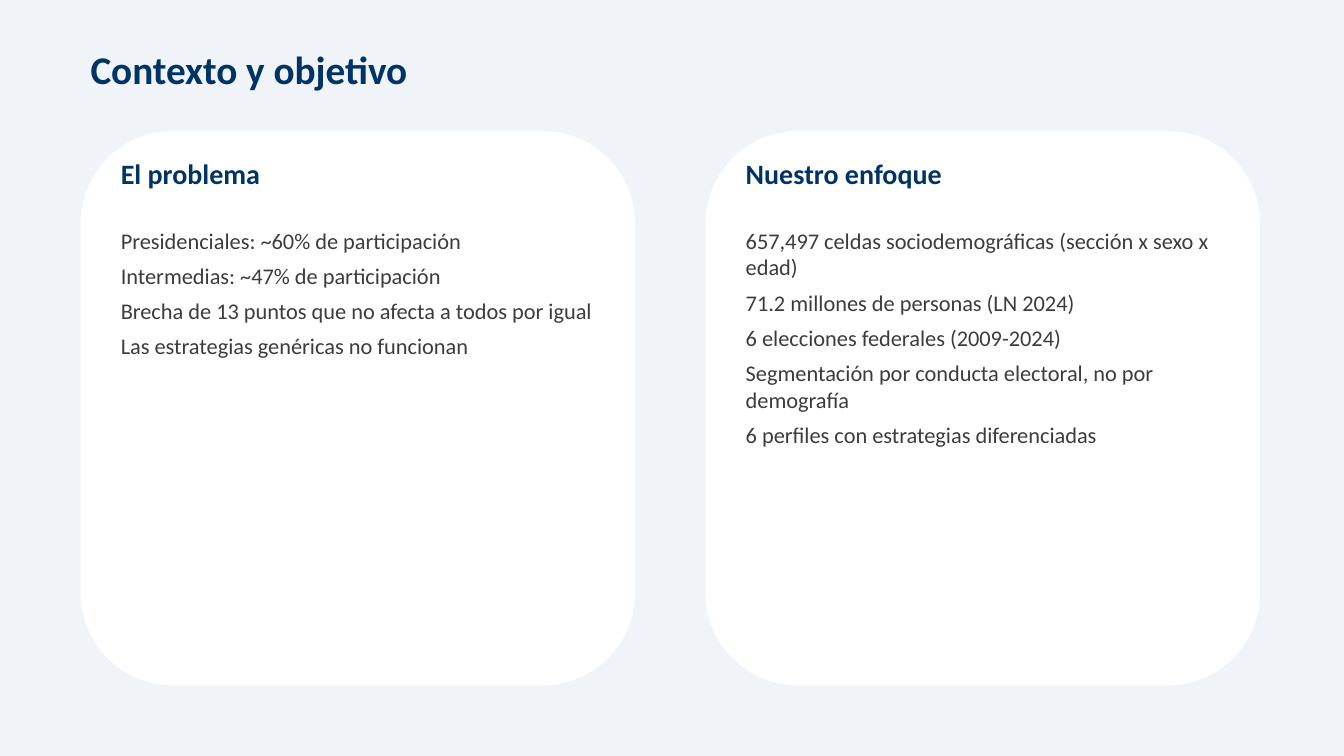
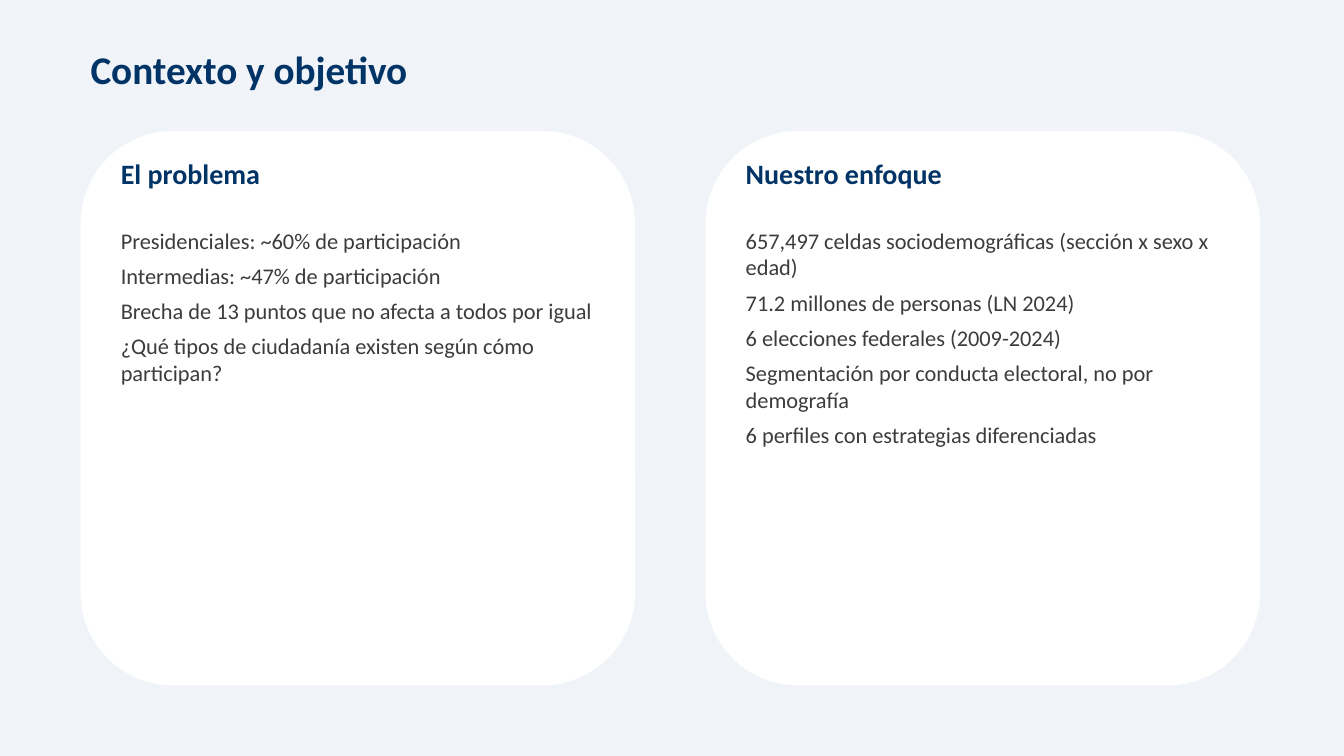
Before and after one commit to GuIsTyping/INE_HACKATHON, a slide deck: slide 2 of DATA/DOCS/presentacion_ejecutiva.pptx. Drawn at 1344x756 pixels with LibreOffice and Linux fonts; fonts in the diff are those of the drawing. Boxes give left, top, right and bottom in pixels: in the first picture for what was removed or moved away, otherwise in the second. Text is boxed around its words. In the diff, an @@ line names an element or a change of style, - is before the commit and + after.

Commit message:
Reporte tecnico mas claro, pendiente: generar el pdf del documento tecnico y actualizacion de las estrategias por perfil

```diff
--- a/DATA/DOCS/presentacion_ejecutiva.pptx
+++ b/DATA/DOCS/presentacion_ejecutiva.pptx
@@ text at (121, 338, 534, 385): text changed @@
-Las estrategias genéricas no funcionan
+¿Qué tipos de ciudadanía existen según cómo participan?
```
Also in this commit, not shown: 5 other slides changed, 4 other files.
